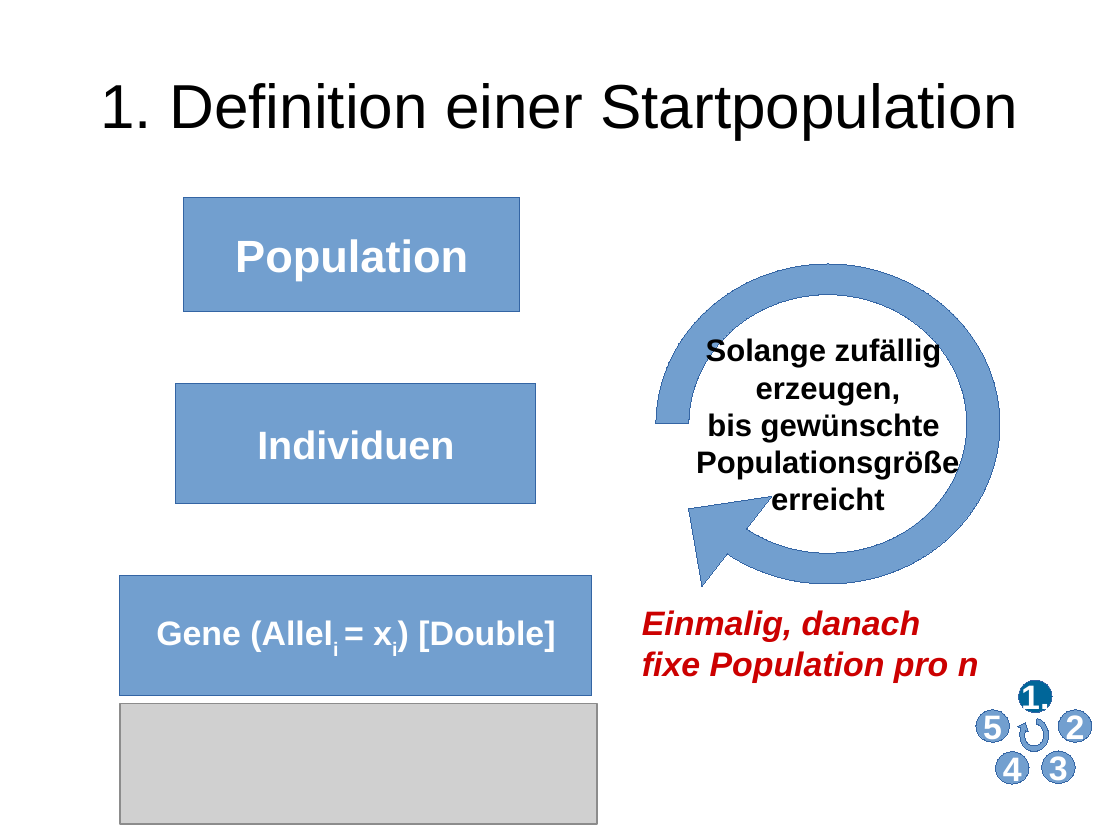
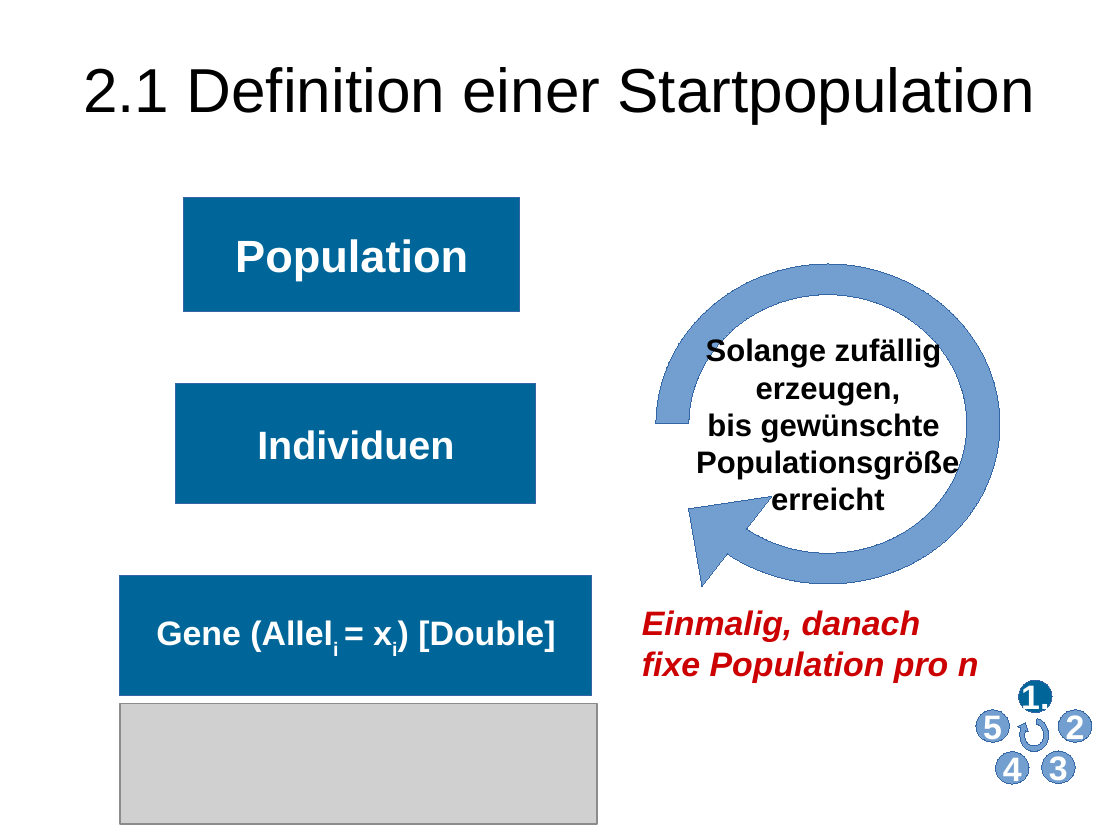
Before and after one commit to lblissett/evo-project, a slide deck: slide 4 of src/data/presentation/geopras/Vortrag_Evo_ErsterTeil.odp. Drawn at 1120x840 pixels with LibreOffice and Linux fonts; fonts in the diff are those of the drawing; grey boxes stand for pictures. Boxes give left, top, right and bottom in pixels: in the first picture for what was removed or moved away, otherwise in the second. Text is boxed around its words. In the diff, an @@ line names an element or a change of style, - is before the commit and + after.

```diff
--- a/src/data/presentation/geopras/Vortrag_Evo_ErsterTeil.odp
+++ b/src/data/presentation/geopras/Vortrag_Evo_ErsterTeil.odp
@@ title at (83, 67, 1035, 123): text changed @@
-1. Definition einer Startpopulation
+2.1 Definition einer Startpopulation
@@ fill #729FCF to #006699 in 3 elements at (184, 198, 520, 312), (176, 384, 536, 504), (120, 576, 593, 696) @@
```
Also in this commit, not shown: 8 other slides changed.
